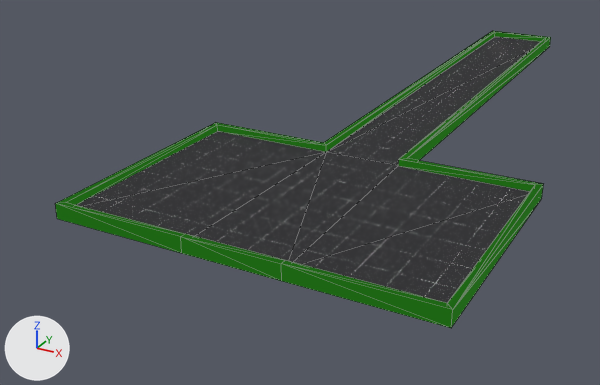
The glTF model Tracks/track1.glb, before and after one commit.
The view is the same before and after, from a 50 mm lens placed at (43.6, -80.7, 38.0), pointed at (-17.1, 29.7, -17.2). Every picture has the same lights, and +X, +Y and +Z are marked at lower left. Mesh edges are drawn as thin lines. Vertices at the same position are counted once.

In view in the first picture: 'track-col'.
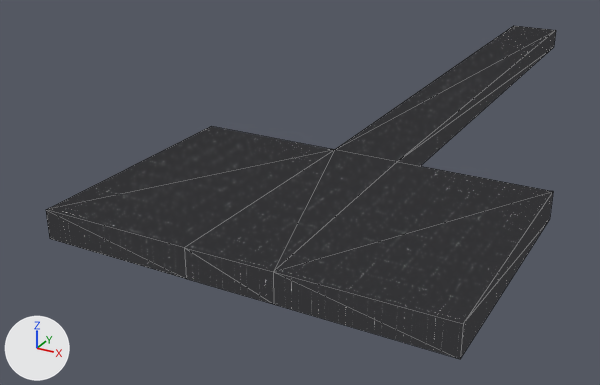
Patch to the scene script:
```diff
--- a/Tracks/track1.glb.py
+++ b/Tracks/track1.glb.py
@@ img_texture_06 @@
+img_texture_06 = load_image('texture_06', '_unpacked/texture_06', 1024, 1024, 'sRGB')
@@ mat_material @@
+mat_material = bpy.data.materials.new('Material')
+# uses the picture img_texture_06
@@ me_cube_003 @@
 # used by ob_track_col; location = (0.0, 0.0, -3.3)
-me_cube_003.from_pydata(...)  # 40 vertices, 76 faces; spans x -24.3..24.3, y -16.7..96.3, z -1.0..1.0
-me_cube_003.materials.append(mat_floor)
-me_cube_003.materials.append(mat_border)  # black #000000
+me_cube_003.from_pydata(...)  # 20 vertices, 36 faces; spans x -25.5..25.5, y -17.1..107.9, z -3.7..0.1
+# me_cube_003 part 1: the whole mesh is rebuilt
+me_cube_003.materials.append(mat_material)
@@ ob_track_col @@
 ob_track_col = bpy.data.objects.new('track-col', me_cube_003)
-ob_track_col.location = (0.0, 0.0, -3.3)
+ob_track_col.location = (0.0, 0.0, -3.4)
```

Where the change shows, as pixel boxes (x1, y1, x2, y2) in the pictures (600 x 385 px):
'track-col', reshaped, moved (12% taller)
    before: (55, 31, 551, 328)
    after: (46, 26, 556, 359)
